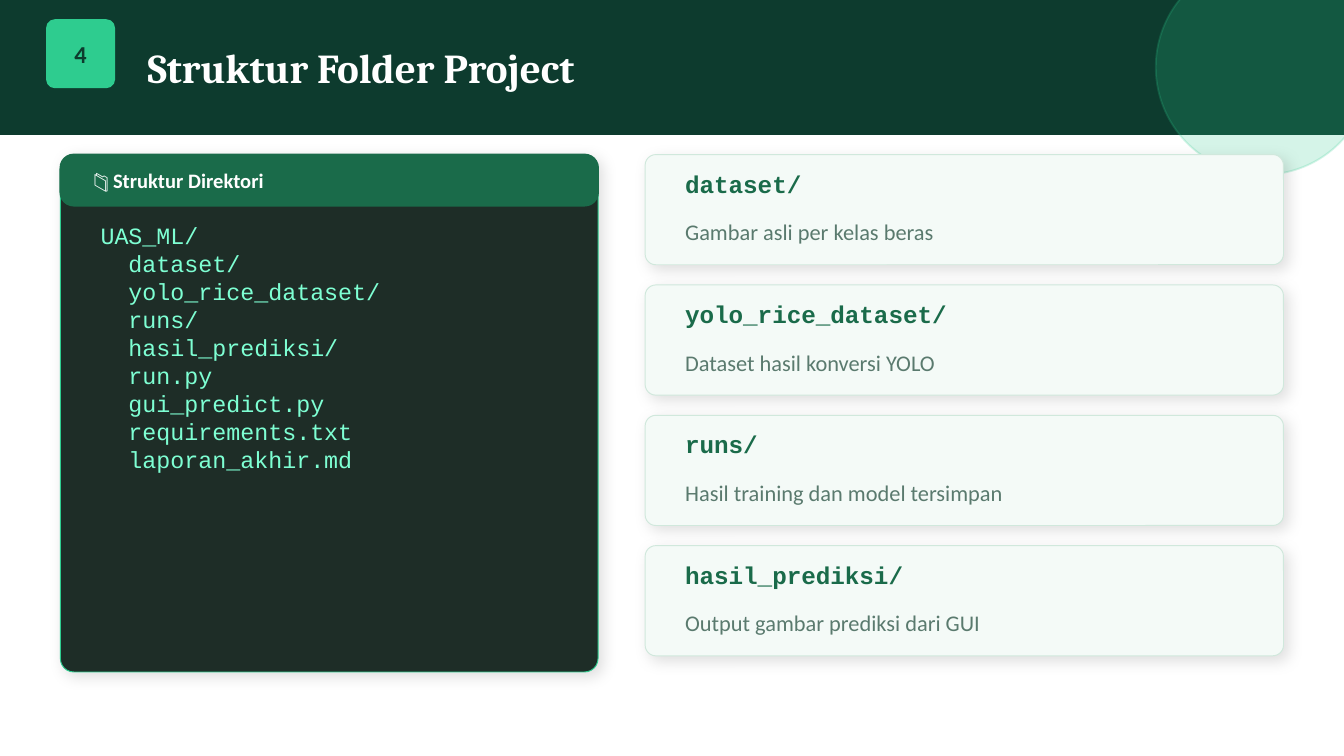
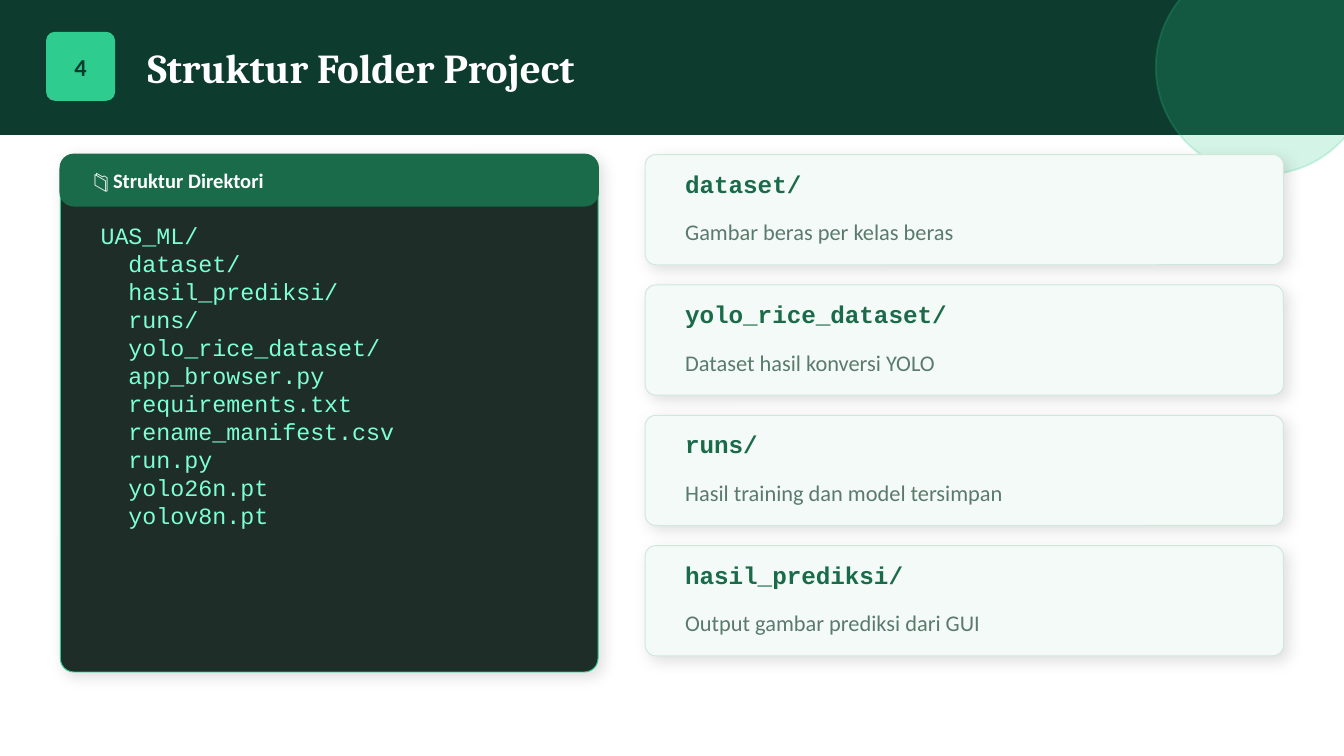
Before and after one commit to yadiefr/Machine-Learning-Deteksi-Objek-Beras, a slide deck: slide 4 of DeteksiBeras_YOLO.pptx. Drawn at 1344x756 pixels with LibreOffice and Linux fonts; fonts in the diff are those of the drawing. Boxes give left, top, right and bottom in pixels: in the first picture for what was removed or moved away, otherwise in the second. Text is boxed around its words. In the diff, an @@ line names an element or a change of style, - is before the commit and + after.

```diff
--- a/DeteksiBeras_YOLO.pptx
+++ b/DeteksiBeras_YOLO.pptx
@@ text "4": place and size @@
-text "4" at [74,47,86,63]
+text "4" at [74,60,86,76]
@@ rounded rectangle: place and size @@
-rounded rectangle at [47,20,114,87]
+rounded rectangle at [47,32,114,99]
@@ text at [685,224,954,244]: text changed @@
-Gambar asli per kelas beras
+Gambar beras per kelas beras
@@ text at [128,283,338,329]: paragraphs added @@
+hasil_prediksi/
+runs/
@@ text at [128,367,394,443]: text changed @@
-runs/
-hasil_prediksi/
+app_browser.py
+requirements.txt
+rename_manifest.csv
@@ text at [128,479,268,529]: text changed @@
-gui_predict.py
-requirements.txt
-laporan_akhir.md
+yolo26n.pt
+yolov8n.pt
```
Also in this commit, not shown: 9 other slides changed, 1 slide added, 4 slides removed, 4 other files.
